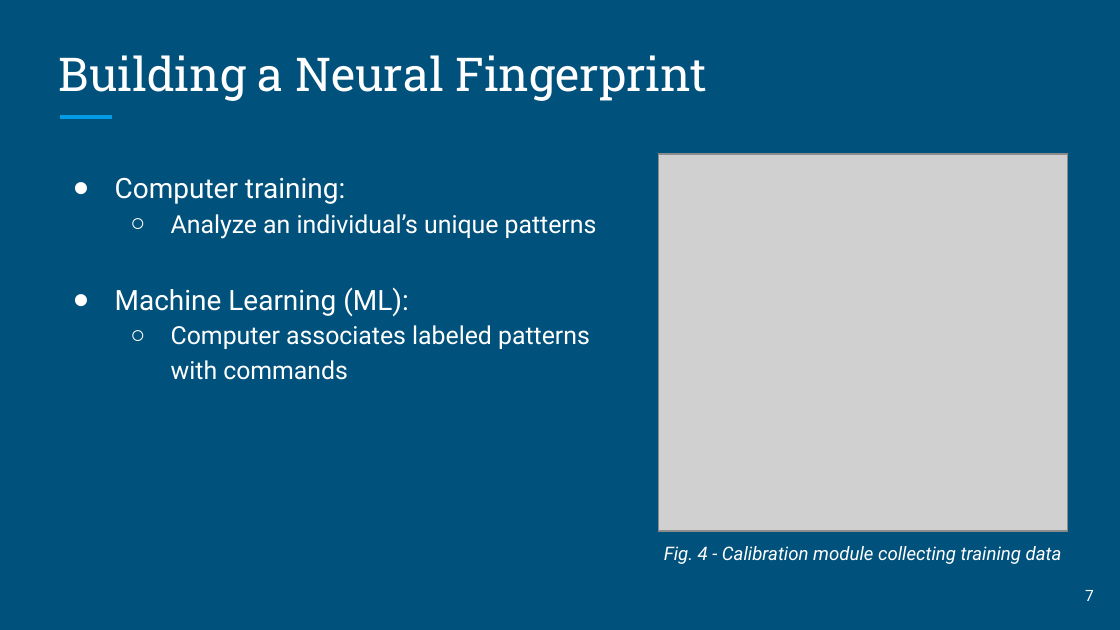
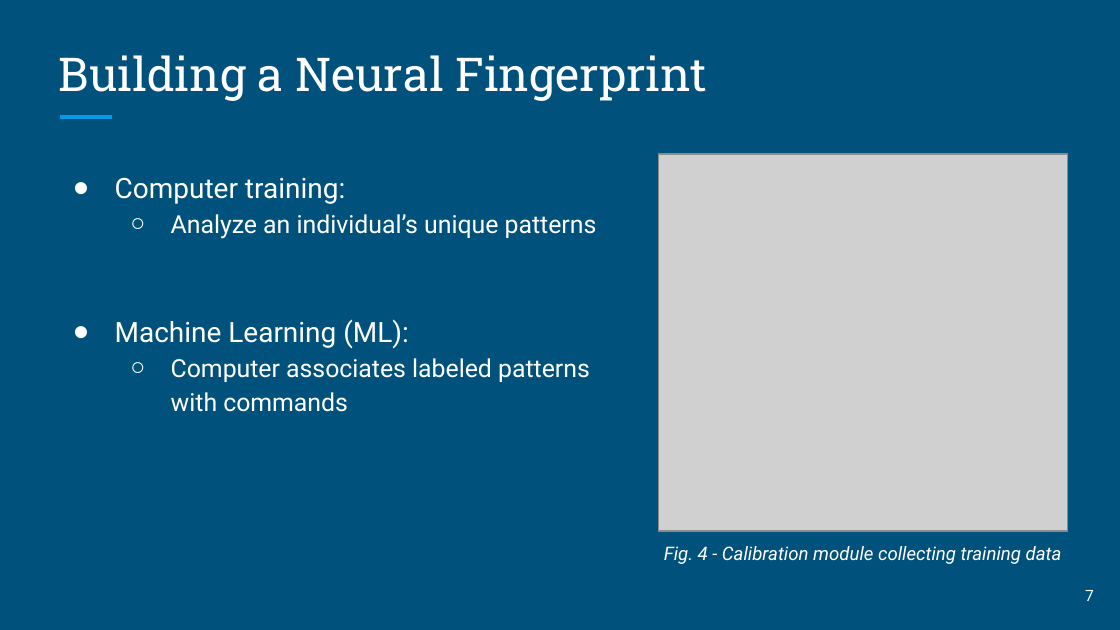
Before and after one commit to knotekbr/cs475_capstone, a slide deck: slide 7 of MindGames Final Presentation (1).pptx. Drawn at 1120x630 pixels with LibreOffice and Linux fonts; fonts in the diff are those of the drawing; grey boxes stand for pictures. Boxes give left, top, right and bottom in pixels: in the first picture for what was removed or moved away, otherwise in the second. Text is boxed around its words. In the diff, an @@ line names an element or a change of style, - is before the commit and + after.

```diff
--- a/MindGames Final Presentation (1).pptx
+++ b/MindGames Final Presentation (1).pptx
@@ text "Computer training:" rewrapped from (115,178,597,380) to (115,178,597,412) @@
```
Also in this commit, not shown: 6 other slides changed, 2 other files.
